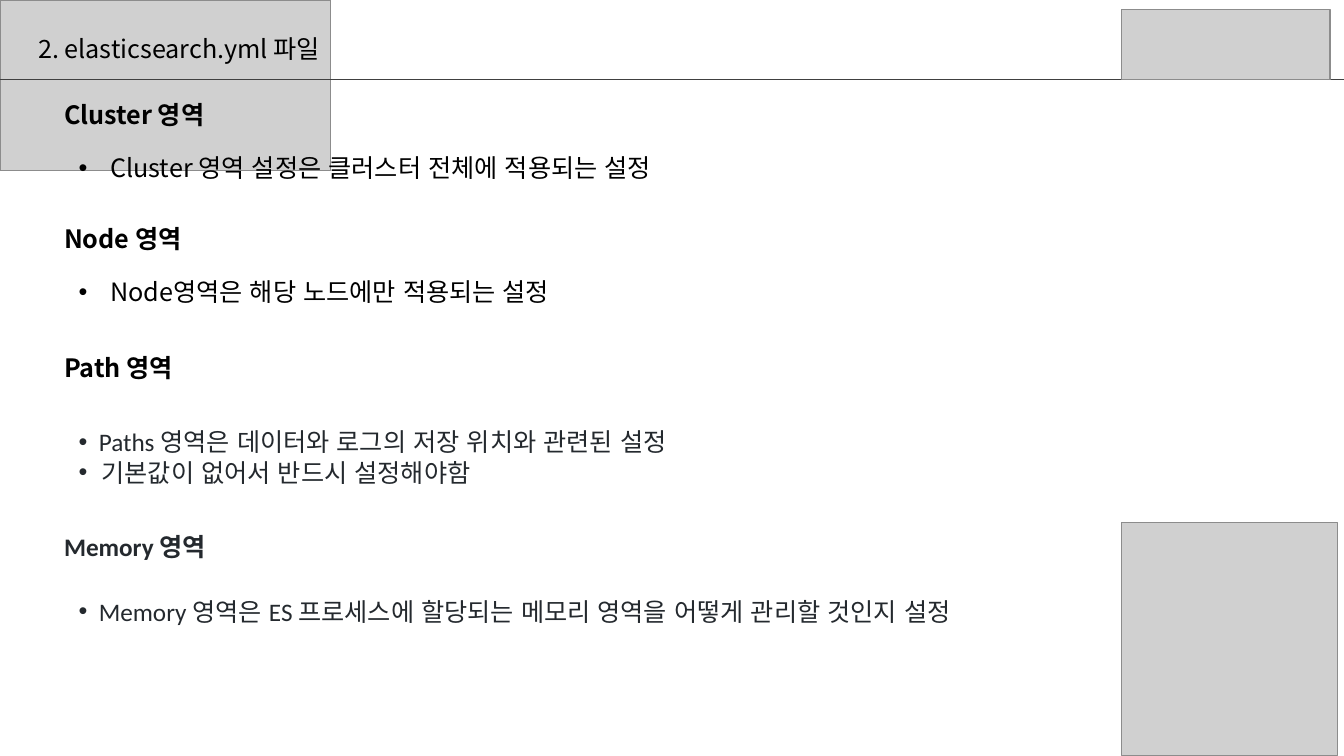
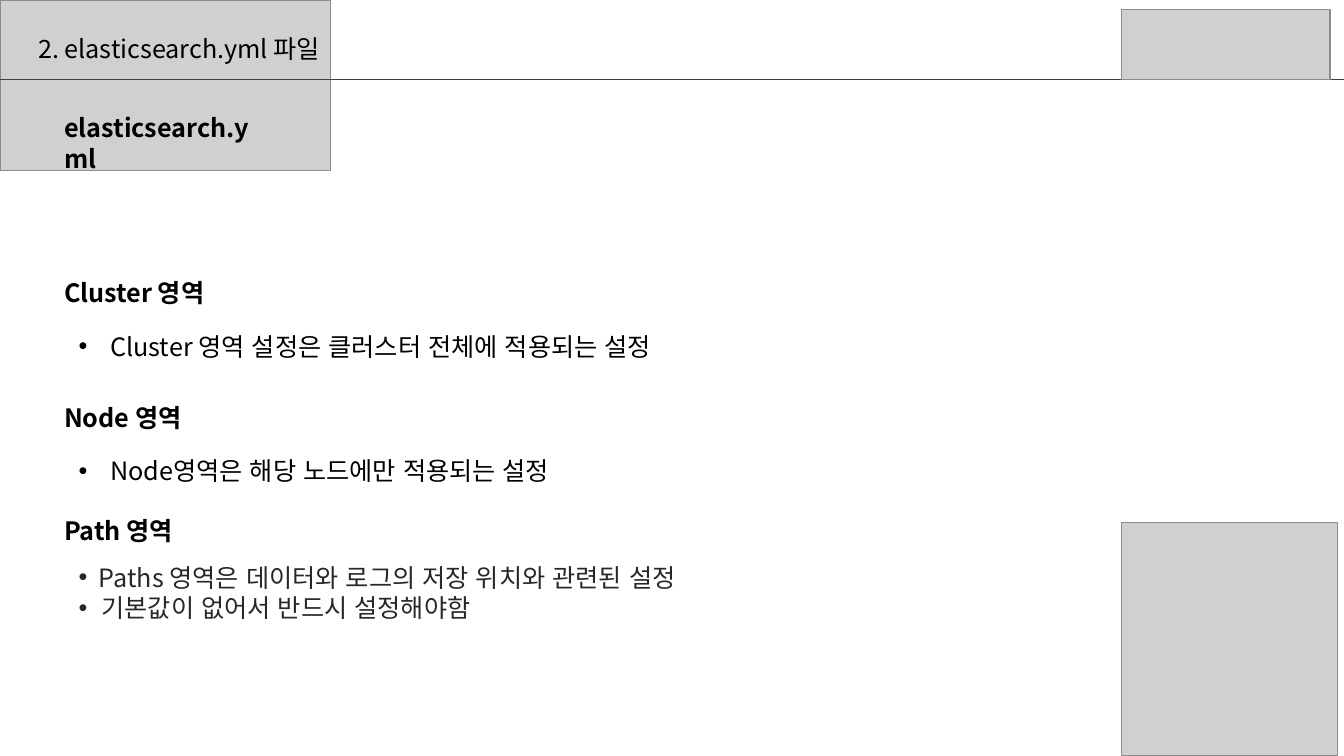
Before and after one commit to sup2is/dev-note, a slide deck: slide 4 of study/elasticsearch/Elasticsearch스터디2주차자료.pptx (slide 5 before the commit). Drawn at 1344x756 pixels with LibreOffice and Linux fonts; fonts in the diff are those of the drawing; grey boxes stand for pictures. Boxes give left, top, right and bottom in pixels: in the first picture for what was removed or moved away, otherwise in the second. Text is boxed around its words. In the diff, an @@ line names an element or a change of style, - is before the commit and + after.

```diff
--- a/study/elasticsearch/Elasticsearch스터디2주차자료.pptx
+++ b/study/elasticsearch/Elasticsearch스터디2주차자료.pptx
@@ text added at [64,116,249,143], 18 pt, text #000000, bold @@
+elasticsearch.yml
@@ 4 texts: place and size @@
-4 texts at [64,103,651,303]
+4 texts at [64,281,651,482]
@@ text "Path 영역": place and size @@
-text "Path 영역" at [64,356,173,380]
+text "Path 영역" at [64,519,173,543]
@@ text removed at [64,535,205,560] @@
-Memory 영역
@@ text "Paths 영역은 데이터와 로그의 저장 ...": place and size @@
-text "Paths 영역은 데이터와 로그의 저장 ..." at [99,430,666,484]
+text "Paths 영역은 데이터와 로그의 저장 ..." at [99,566,675,619]
@@ text "Paths 영역은 데이터와 로그의 저장 ..." at [99,566,675,619]: font Calibri to Noto Sans CJK KR @@
@@ text removed at [99,600,950,625] @@
-• Memory 영역은 ES 프로세스에 할당되는 메모리 영역을 어떻게 관리할 것인지 설정
```
Also in this commit, not shown: 5 other slides changed, 31 slides added.
